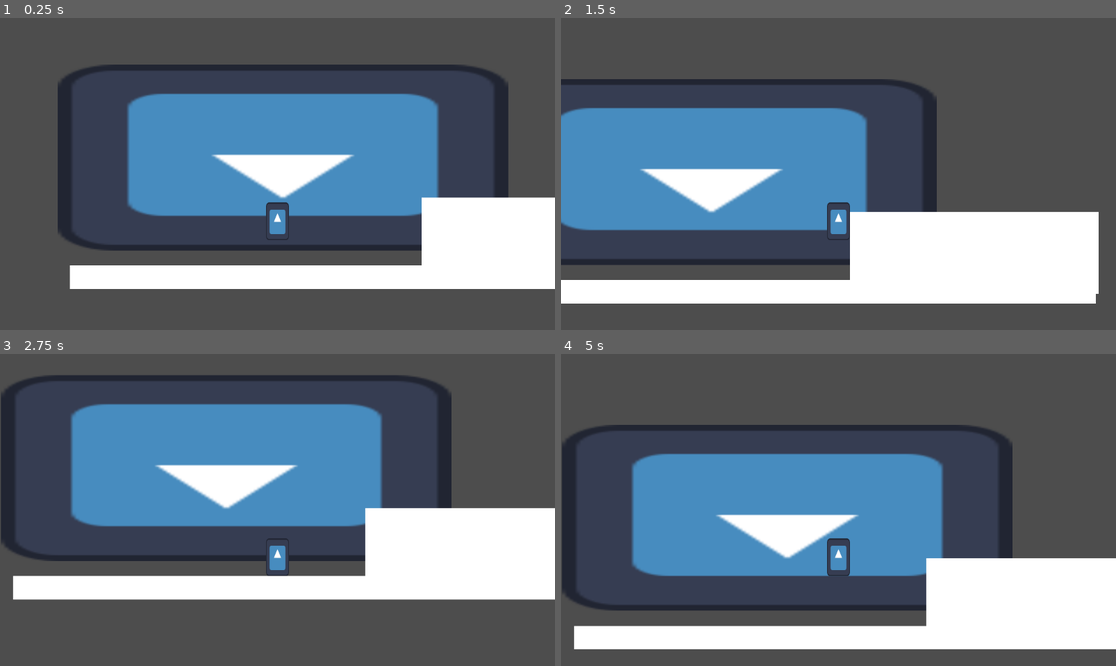
Above: before the commit, frames 1-4 (two rows, left to right).
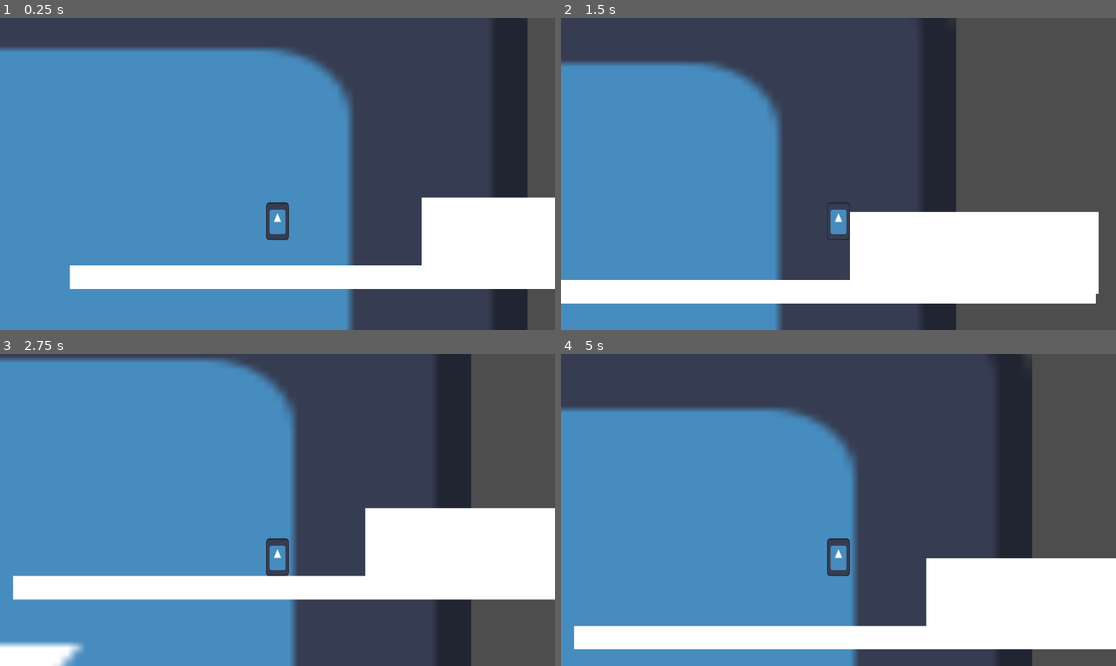
Above: after the commit, the same moments.

Repository: anniw544/PlatformerGodot
Game: Godot game, scene res://scenes/World.tscn
Two runs of this game, one before a commit and one after it. Both use one fixed random seed, a clock stepped at 60 frames per second and the inputs below. The engine's default icon, where the game draws it, is replaced by a stand-in: a white triangle on a blue panel in a dark square.
Inputs:
- Up to frame 1 (0.25 s): no input
- Up to frame 2 (1.5 s): hold D (move_right) from 0.53 s (still down); tap Shift (dash) at 0.6, 1.35 s; tap Space (jump) at 0.77 s
- Up to frame 3 (2.75 s): tap Space (jump) at 1.52 s; release D (move_right) at 2.03 s; hold A (move_left) from 2.03 s (still down); tap Shift (dash) at 2.1 s
- Up to frame 4 (5 s): release A (move_left) at 2.78 s; hold D (move_right) 2.78-4.28 s; tap Shift (dash) at 2.85, 3.6, 4.35 s; tap Space (jump) at 3.02, 3.77, 4.52 s; hold A (move_left) from 4.28 s (still down)

The runs differ from the first frame. In frame 1, 50% of the frame differs, in the area x 0-95%, y 0-100%; in frame 2, 27%; in frame 3, 45%; in frame 4, 37%.

Commit message:
diled in the dash to a good status

Diff:
--- a/GD_Root/platformer/scenes/World.tscn
+++ b/GD_Root/platformer/scenes/World.tscn
@@ -18,13 +18,14 @@
 [node name="World" type="Node2D"]
 
 [node name="MeshInstance2D" type="MeshInstance2D" parent="."]
-position = Vector2(562, 204)
-scale = Vector2(1246.5, 514.5)
+position = Vector2(-331, 730)
+scale = Vector2(3140.25, 2405.25)
 mesh = SubResource("QuadMesh_uf5f2")
 texture = ExtResource("1_ckp6o")
 
 [node name="Player" parent="." instance=ExtResource("1_6y35u")]
 position = Vector2(547, 373)
+drag = 300
 v_cap = 3000
 dash_str = 3000
 
--- a/GD_Root/platformer/scripts/player.gd
+++ b/GD_Root/platformer/scripts/player.gd
@@ -11,7 +11,6 @@
 var phy_disable = 0
 var freeze_frame = 0
 var grav_disable = 0
-
 
 
 func _physics_process(delta):
@@ -56,13 +55,13 @@
 			grav_disable = 0
 
 
-
-
 	#Horizontal movement
 	if phy_disable == 0:
 		var horizontal_direction = Input.get_axis("move_left", "move_right")
 		velocity.x = speed * horizontal_direction
-
+	elif phy_disable == 1:
+		var horizontal_direction = Input.get_axis("move_left", "move_right")
+		velocity.x += speed * horizontal_direction
 
 	if freeze_frame == 0:
 		move_and_slide()
